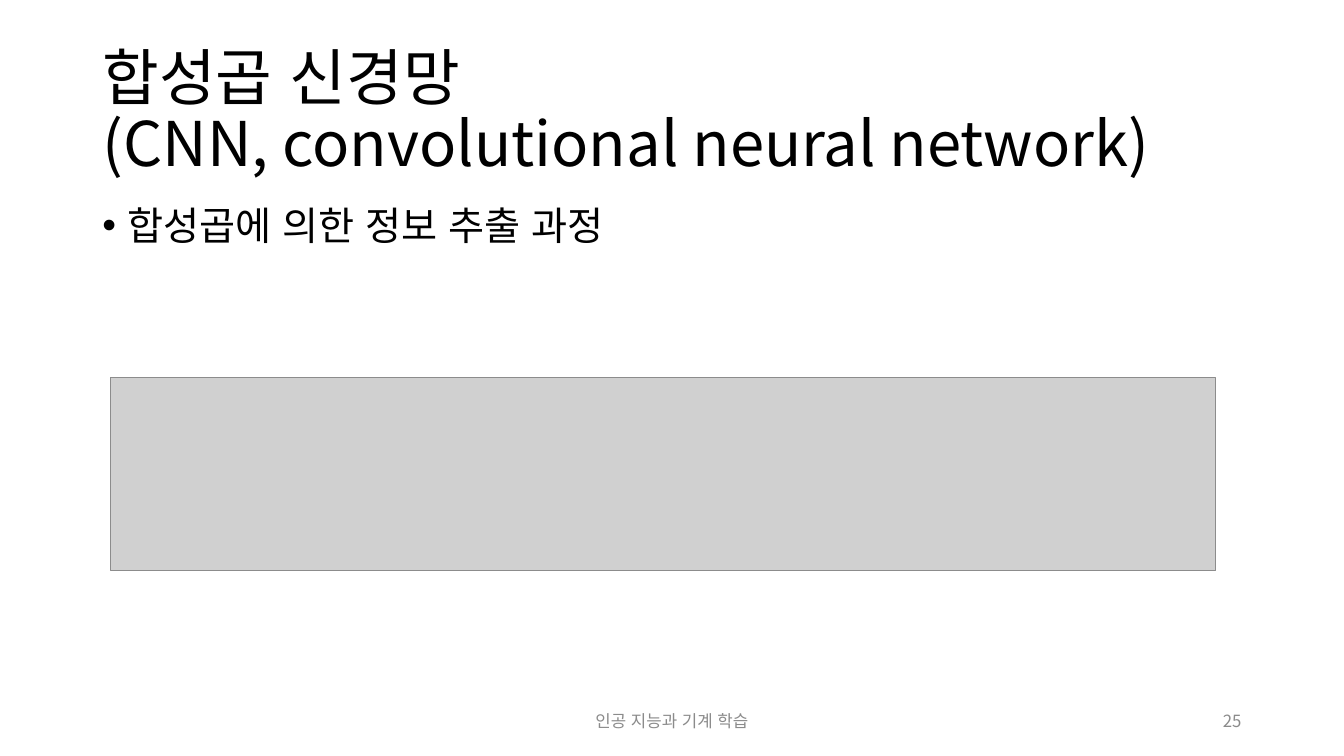
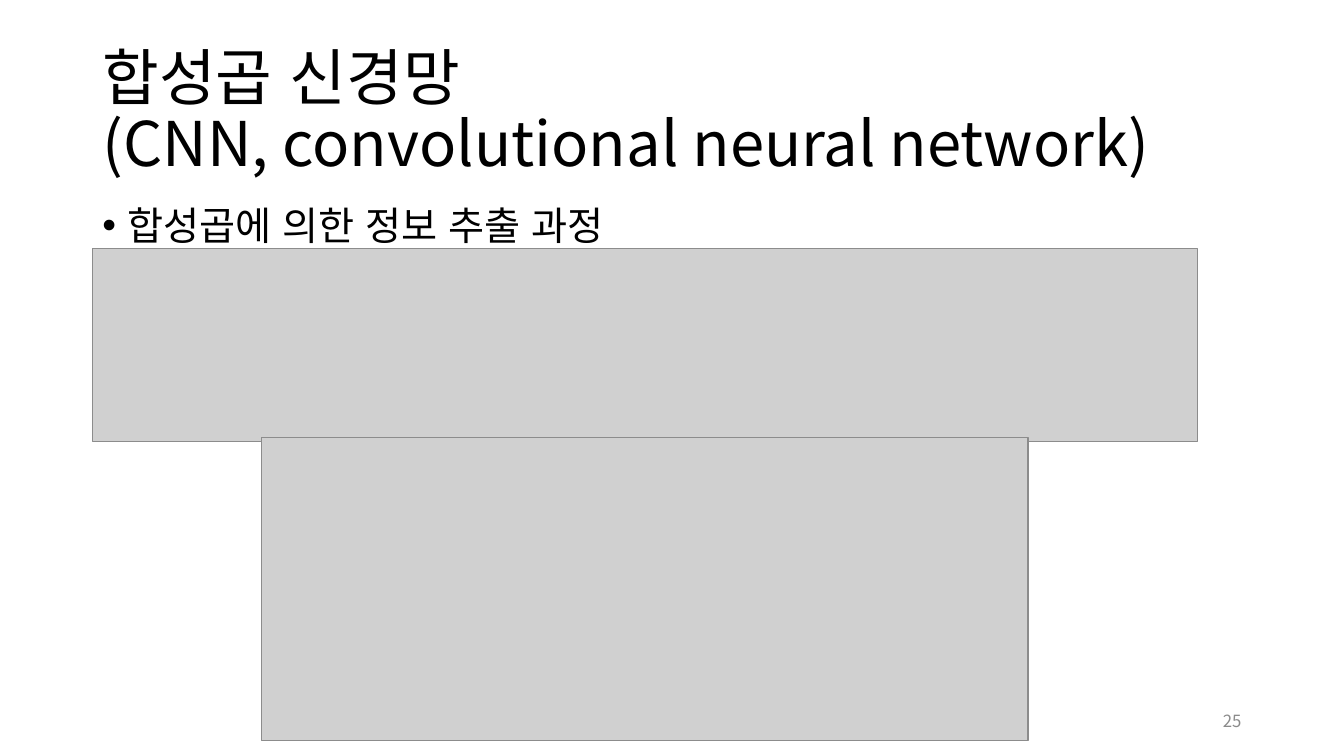
Before and after one commit to ggorr/MachineLearning, a slide deck: slide 25 of 인공 지능과 기계 학습.pptx. Drawn at 1344x756 pixels with LibreOffice and Linux fonts; fonts in the diff are those of the drawing; grey boxes stand for pictures. Boxes give left, top, right and bottom in pixels: in the first picture for what was removed or moved away, otherwise in the second. Text is boxed around its words. In the diff, an @@ line names an element or a change of style, - is before the commit and + after.

```diff
--- a/인공 지능과 기계 학습.pptx
+++ b/인공 지능과 기계 학습.pptx
@@ picture: place and size @@
-picture at [111, 378, 1216, 571]
+picture at [93, 248, 1198, 441]
@@ picture added at [261, 438, 1027, 741] @@
@@ text removed at [595, 713, 748, 728] @@
-인공 지능과 기계 학습
```
Also in this commit, not shown: 2 other slides changed, 1 slide added.
